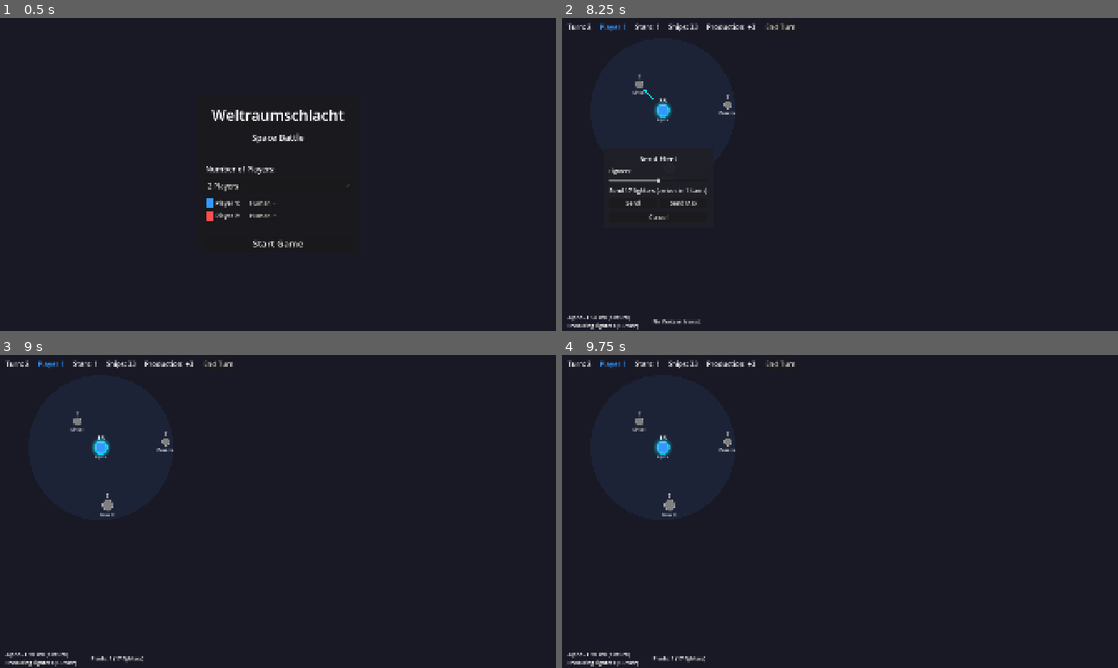
Above: before the commit, frames 1-4 (two rows, left to right).
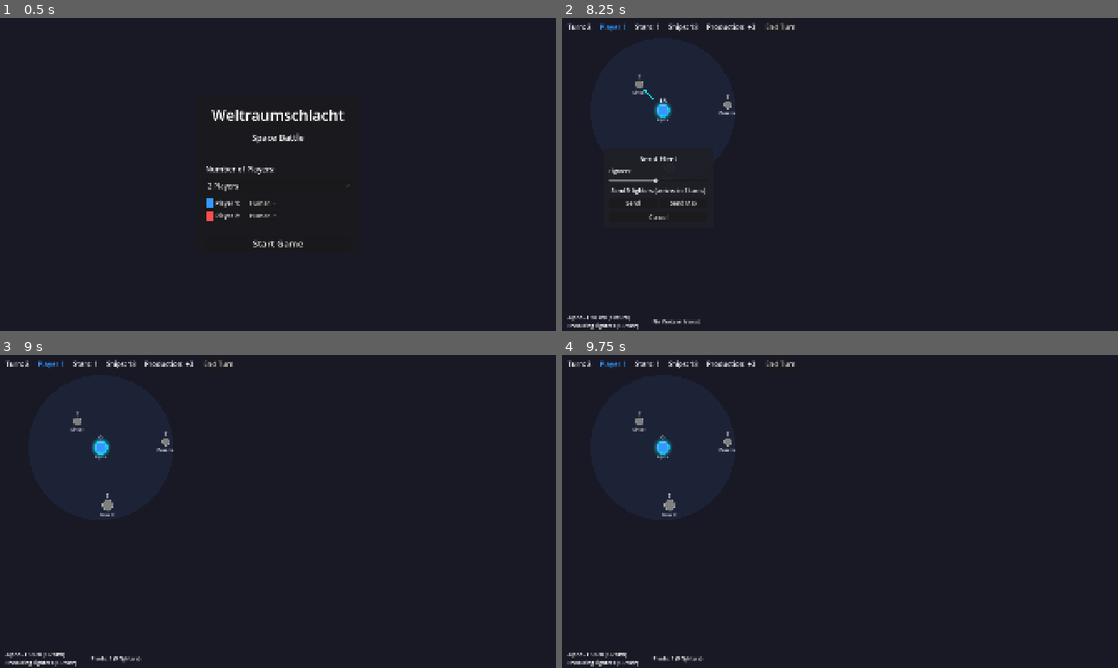
Above: after the commit, the same moments.

Repository: chrbayer/wrs
Game: Godot game, scene res://scenes/main.tscn
Two runs of this game, one before a commit and one after it. Both use one fixed random seed, a clock stepped at 60 frames per second and the inputs below.
Inputs (mouse positions are in pixels of both pictures, inside the frame that each line leads up to):
- Up to frame 1 (0.5 s): no input
- Up to frame 2 (8.25 s): click "Start Game" at 0.5 s; click "Continue" at 1.25 s; click "End Turn" at 2 s; click "Continue" at 2.75 s; click "End Turn" at 3.5 s; click "End Turn" at 4.25 s; click "Continue" at 5 s; tap Enter at 5.75, 7.25 s; move the mouse to (667, 168) at 5.77 s; click (667, 168) at 5.92 s; tap Space at 6.02, 6.5, 6.77, 8 s; move the mouse to (728, 105) at 6.52 s; click (728, 105) at 6.67 s; move the mouse to (662, 111) at 7.27 s; click (662, 111) at 7.42 s; move the mouse to (639, 83) at 8.02 s; click (639, 83) at 8.17 s
- Up to frame 3 (9 s): tap Space at 8.27 s; click "Send" at 8.75 s
- Up to frame 4 (9.75 s): tap Enter at 9.5 s; move the mouse to (1006, 558) at 9.52 s; click (1006, 558) at 9.67 s

Frame 1 is identical in both runs. In frame 2, 0.2% of the frame differs, in the area x 5-26%, y 1-96%; in frame 3, 0.1%; in frame 4, 0.1%.

Commit message:
Distribute starting fighters by home world connectivity (compensation model)
Instead of fixed 30 fighters per player, starting fighters are now
distributed from a fixed pool inversely proportional to neutral neighbor
count. Players with fewer nearby neutral worlds get more fighters to
compensate for their weaker expansion position.

Co-Authored-By: Claude Opus 4.6 <noreply@anthropic.com>

Diff:
--- a/scripts/main.gd
+++ b/scripts/main.gd
@@ -374,6 +374,9 @@
 	var positions: Array = gen_result["positions"]
 	var player_starts: Array = gen_result["player_starts"]
 
+	# Distribute starting fighters based on home world connectivity
+	var start_fighters: Array[int] = UniverseGenerator.generate_player_start_fighters(positions, player_starts)
+
 	# Create systems
 	for i in range(positions.size()):
 		var system = star_system_scene.instantiate() as StarSystem
@@ -386,7 +389,7 @@
 		if player_start_idx >= 0:
 			system.owner_id = player_start_idx
 			players[player_start_idx].home_system_id = system.system_id
-			system.fighter_count = UniverseGenerator.generate_player_start_fighters()
+			system.fighter_count = start_fighters[player_start_idx]
 			system.production_rate = 3  # Standard production for home systems
 		else:
 			system.owner_id = -1  # Neutral
--- a/scripts/universe_generator.gd
+++ b/scripts/universe_generator.gd
@@ -118,6 +118,64 @@
 	return randi_range(min_fighters, max_fighters)
 
 
-## Generate starting fighters for player home system
-static func generate_player_start_fighters() -> int:
-	return 30
+## Generate starting fighters distributed by home world connectivity (compensation model).
+## Players with fewer neutral neighbors get more fighters to offset their weaker position.
+## Total pool is fixed (FIGHTERS_PER_PLAYER × player_count), distributed inversely to neighbor count.
+const FIGHTERS_PER_PLAYER: int = 30
+const MIN_START_FIGHTERS: int = 15
+const MAX_START_FIGHTERS: int = 45
+
+static func generate_player_start_fighters(positions: Array, player_starts: Array) -> Array[int]:
+	var player_count: int = player_starts.size()
+	var total_pool: int = FIGHTERS_PER_PLAYER * player_count
+
+	# Count neutral neighbors for each player's home world
+	var neighbor_counts: Array[int] = []
+	for p_idx in range(player_count):
+		var home_pos: Vector2 = positions[player_starts[p_idx]]
+		var neighbors: int = 0
+		for i in range(positions.size()):
+			if i in player_starts:
+				continue
+			if home_pos.distance_to(positions[i]) <= MAX_SYSTEM_DISTANCE:
+				neighbors += 1
+		neighbor_counts.append(maxi(1, neighbors))
+
+	# Inverse proportional distribution: fewer neighbors → larger share
+	var inverse_sum: float = 0.0
+	for count in neighbor_counts:
+		inverse_sum += 1.0 / count
+
+	var fighter_counts: Array[int] = []
+	var assigned_total: int = 0
+	for p_idx in range(player_count):
+		var share: float = (1.0 / neighbor_counts[p_idx]) / inverse_sum
+		var fighters: int = clampi(roundi(share * total_pool), MIN_START_FIGHTERS, MAX_START_FIGHTERS)
+		fighter_counts.append(fighters)
+		assigned_total += fighters
+
+	# Distribute remainder (or remove excess) to keep total_pool exact
+	var remainder: int = total_pool - assigned_total
+	while remainder != 0:
+		if remainder > 0:
+			var min_idx: int = 0
+			for i in range(1, player_count):
+				if fighter_counts[i] < fighter_counts[min_idx]:
+					min_idx = i
+			if fighter_counts[min_idx] < MAX_START_FIGHTERS:
+				fighter_counts[min_idx] += 1
+				remainder -= 1
+			else:
+				break
+		else:
+			var max_idx: int = 0
+			for i in range(1, player_count):
+				if fighter_counts[i] > fighter_counts[max_idx]:
+					max_idx = i
+			if fighter_counts[max_idx] > MIN_START_FIGHTERS:
+				fighter_counts[max_idx] -= 1
+				remainder += 1
+			else:
+				break
+
+	return fighter_counts
Not shown, changed: REQUIREMENTS.md
